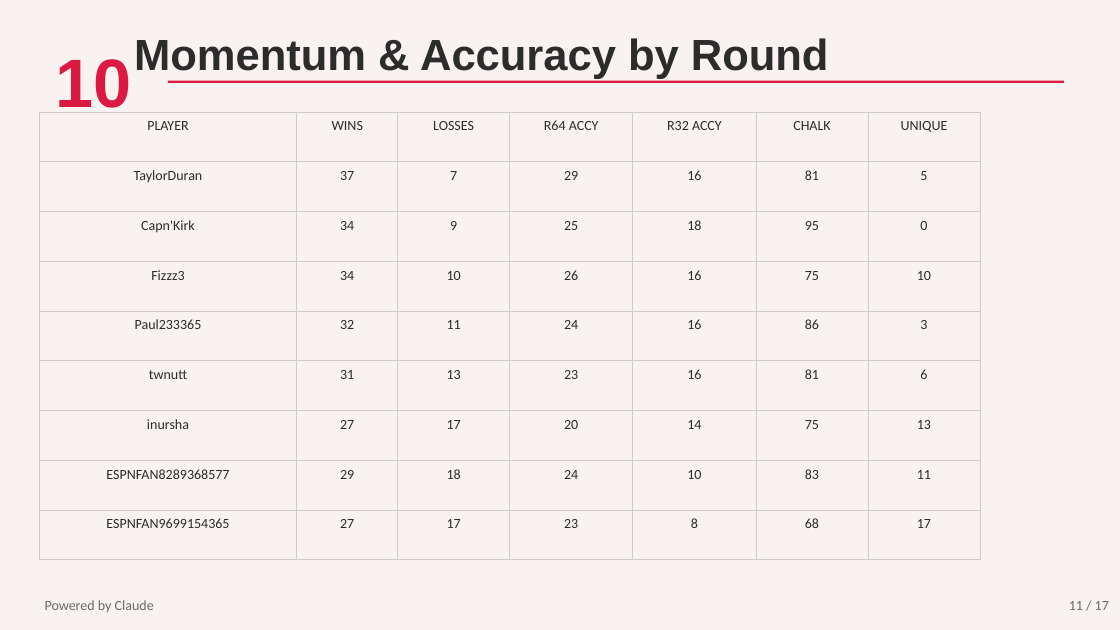
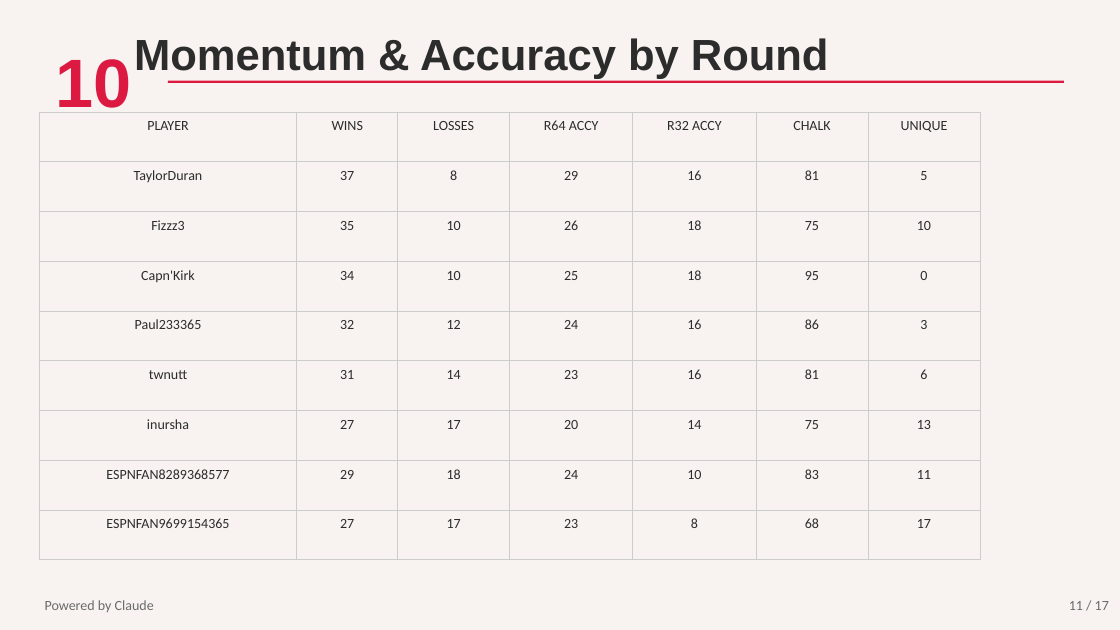
Before and after one commit to tdswim/Elons-Plugs-2026, a slide deck: slide 11 of Elons_Plugs_Deck.pptx. Drawn at 1120x630 pixels with LibreOffice and Linux fonts; fonts in the diff are those of the drawing. Boxes give left, top, right and bottom in pixels: in the first picture for what was removed or moved away, otherwise in the second. Text is boxed around its words. In the diff, an @@ line names an element or a change of style, - is before the commit and + after.

```diff
--- a/Elons_Plugs_Deck.pptx
+++ b/Elons_Plugs_Deck.pptx
@@ table at box(39, 112, 980, 560) @@
-row 2, column 3: 7
+row 2, column 3: 8
-row 3: Capn'Kirk | 34 | 9 | 25 | 18 | 95 | 0
+row 3: Fizzz3 | 35 | 10 | 26 | 18 | 75 | 10
-row 4: Fizzz3 | 34 | 10 | 26 | 16 | 75 | 10
+row 4: Capn'Kirk | 34 | 10 | 25 | 18 | 95 | 0
-row 5, column 3: 11
+row 5, column 3: 12
-row 6, column 3: 13
+row 6, column 3: 14
```
Also in this commit, not shown: 9 other slides changed, 1 other file.
